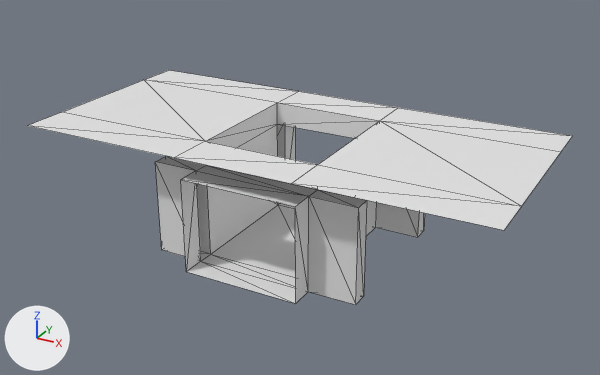
The glTF model Assets/Map_Modules/Module_Airlock.gltf: old version first, new version second.
Both versions are drawn from a 50 mm lens placed at (15.5, -23.4, 16.5), pointed at (0.2, 4.6, 2.5). The axes (+X, +Y, +Z) are drawn at lower left. The lights are the same throughout. Mesh edges are drawn as thin lines. Vertices at the same position are counted once.

Before the edit, the objects in view are built like this:
```python
me_cube_001 = bpy.data.meshes.new('Cube.001')
me_cube_001.from_pydata(...)  # 56 vertices, 94 faces; spans x -10.0..10.0, y -0.3..9.3, z 0.0..5.0
ob_module_airlock = bpy.data.objects.new('Module_Airlock', me_cube_001)
ob_module_airlock.location = (0.0, 0.0, 0.0)
```
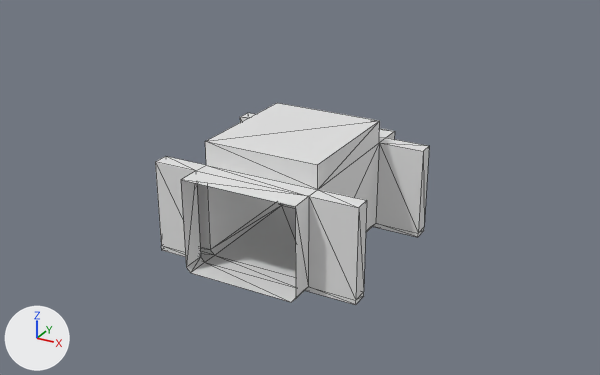
Commit message: Modules update

What the commit changed:
me_cube_001 is used by ob_module_airlock; location (0.0, 0.0, 0.0).
me_cube_001 had 56 vertices, 94 faces and spanned x -10.0..10.0, y -0.3..9.3, z 0.0..5.0.
me_cube_001 now has 64 vertices, 116 faces and spans x -4.5..4.5, y 0.0..9.0, z 0.0..5.0.
Part 1, on me_cube_001:
14 vertices are removed from x -10.0..10.0, y -0.3..9.3, z 0.0..5.0.
58 faces are deleted.
4 vertices in x -2.5..2.5, y 0.0..9.0, z 0.0 move by (0.0, 0.0, 0.2).
3 vertices in x -2.5, y 1.7..8.0, z 0.0 move by (0.2, 0.0, 0.0).
3 vertices in x 2.5, y 1.0..7.3, z 0.0 move by (-0.2, 0.0, 0.0).
6 vertices are added at (-2.3, 1.0, 0.0), (-2.3, 0.0, 0.0), (-2.3, 9.0, 0.0), (2.3, 8.0, 0.0), (2.3, 0.0, 0.0), (2.3, 9.0, 0.0).
16 new vertices lie (0.0, 0.0, -3.8) away from vertices in x -4.5..4.5, y 1.0..8.0, z 4.0.
80 new faces join them.

Location of each change, [x1, y1, x2, y2] in pixels of the pictures (600 x 375 px):
'Module_Airlock', reshaped (50% narrower, 14% shorter)
    before: [28, 70, 572, 305]
    after: [155, 103, 429, 305]
